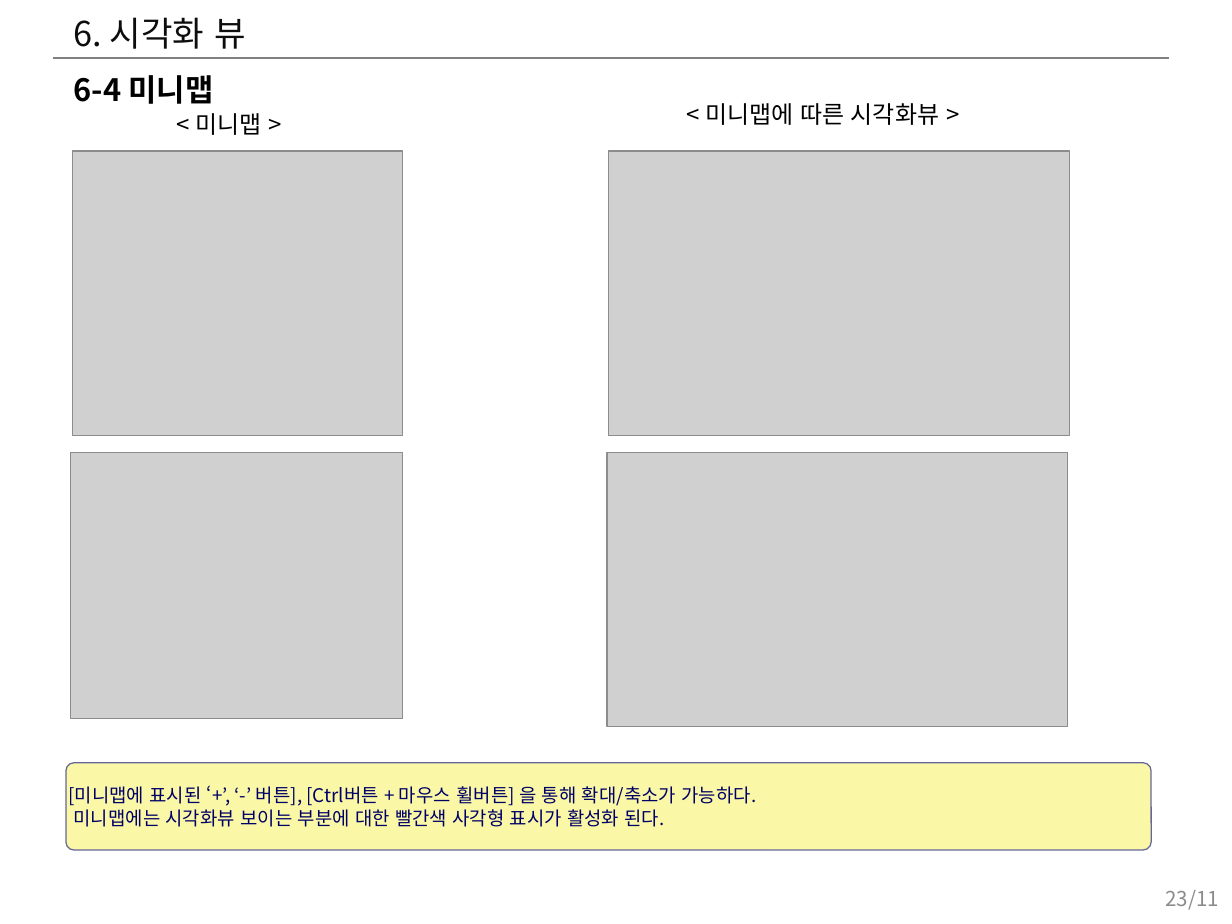
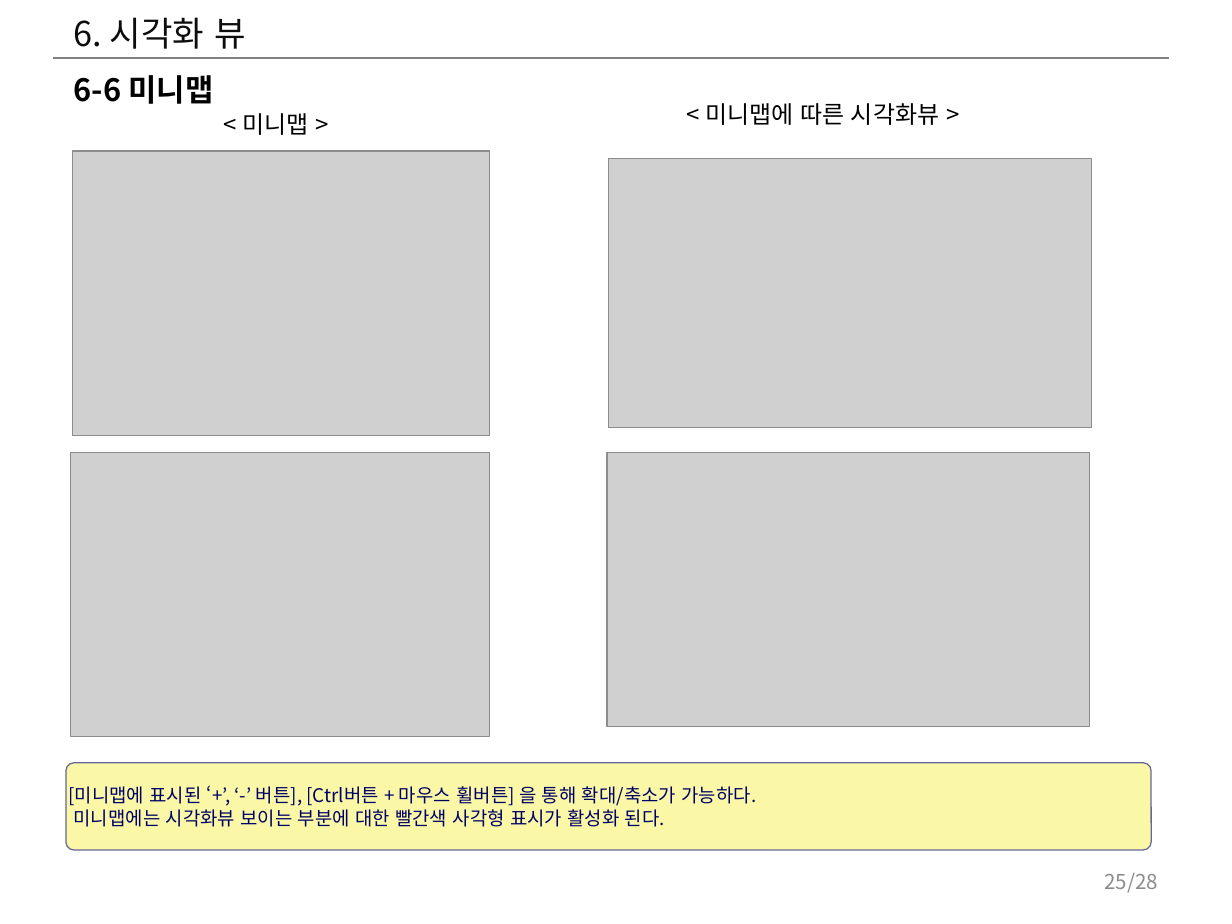
Before and after one commit to hwany7seo/gdbms_document, a slide deck: slide 25 of mockup/시각화도구_UI_UX_기획서.pptx (slide 23 before the commit). Drawn at 1232x924 pixels with LibreOffice and Linux fonts; fonts in the diff are those of the drawing; grey boxes stand for pictures. Boxes give left, top, right and bottom in pixels: in the first picture for what was removed or moved away, otherwise in the second. Text is boxed around its words. In the diff, an @@ line names an element or a change of style, - is before the commit and + after.

```diff
--- a/mockup/시각화도구_UI_UX_기획서.pptx
+++ b/mockup/시각화도구_UI_UX_기획서.pptx
@@ text at bbox=[74, 75, 213, 104]: text changed @@
-6-4 미니맵
+6-6 미니맵
@@ text "< 미니맵 >": place and size @@
-text "< 미니맵 >" at bbox=[195, 113, 261, 135]
+text "< 미니맵 >" at bbox=[243, 113, 309, 135]
@@ text "< 미니맵 >" at bbox=[243, 113, 309, 135]: alignment left to centre @@
@@ picture: place and size @@
-picture at bbox=[73, 152, 403, 436]
+picture at bbox=[73, 152, 490, 436]
@@ picture: place and size @@
-picture at bbox=[609, 152, 1069, 436]
+picture at bbox=[609, 159, 1092, 428]
@@ picture: place and size @@
-picture at bbox=[70, 452, 403, 718]
+picture at bbox=[70, 452, 490, 737]
@@ picture: place and size @@
-picture at bbox=[607, 452, 1068, 727]
+picture at bbox=[607, 452, 1090, 727]
@@ page number added at bbox=[1104, 873, 1158, 893], 12 pt, text #8C8C8C @@
+25/28
@@ page number removed at bbox=[1165, 890, 1219, 910] @@
-23/11
```
Also in this commit, not shown: 16 other slides changed, 4 slides added, 20 other files.
